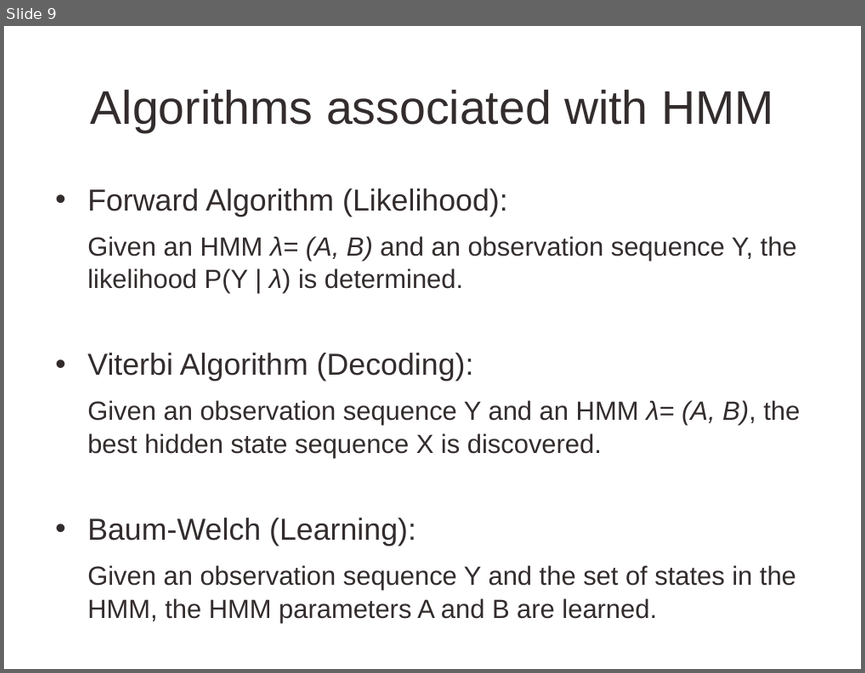
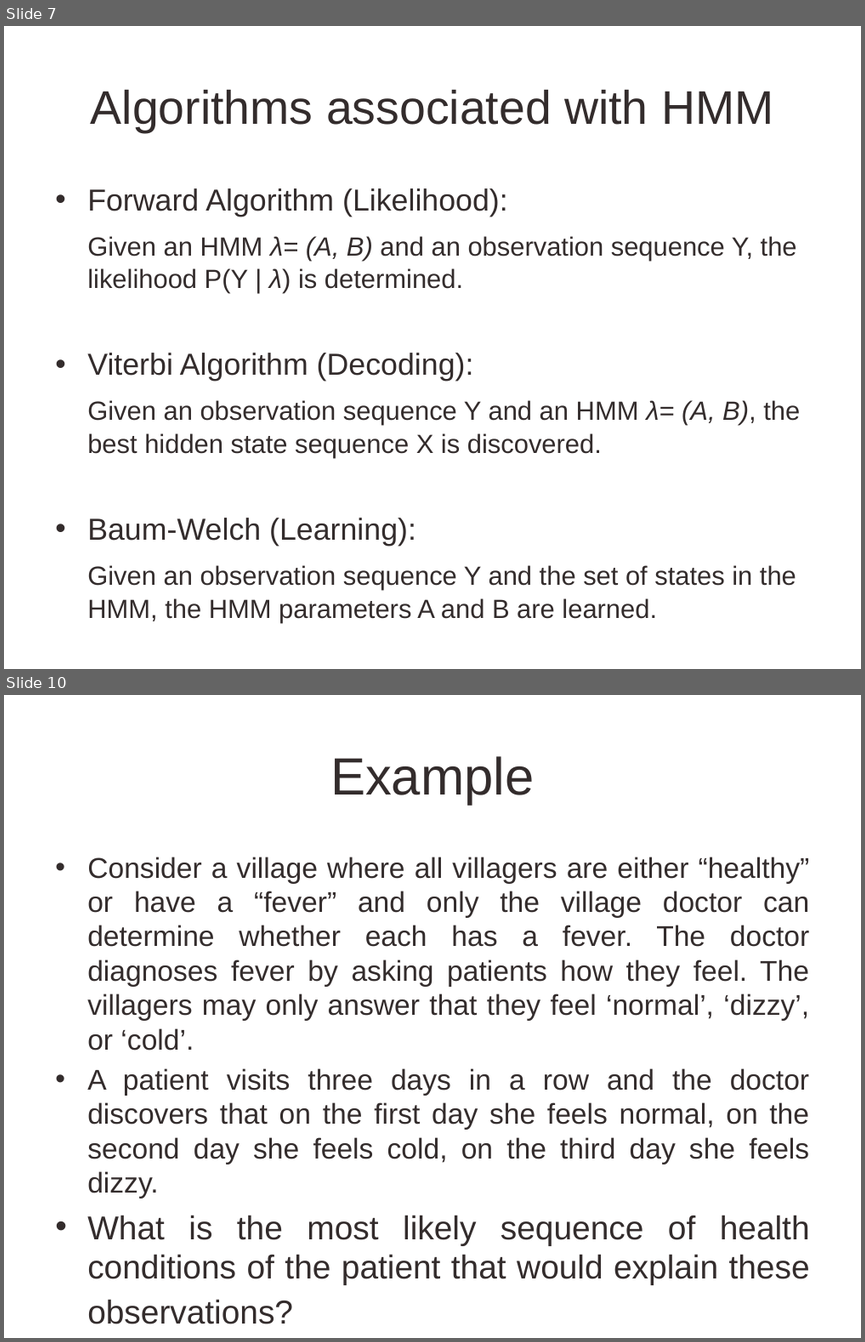
Before and after one commit to CourseReps/ECEN662-Spring2017, a slide deck: Students/KJyotsna/ECEN 662 - Inference on Markov Chain.pptx. Shown one above the other, each under a label of ours: slide 9 before the commit, slides 7 and 10 after it; the slides between them are not shown. The pictures are 865x673 and 865x1342 pixels, drawn with LibreOffice and Linux fonts; fonts in the diff are those of the drawing; background and template pictures are left out. Boxes give left, top, right and bottom in pixels: in the first picture for what was removed or moved away, otherwise in the second. Text is boxed around its words. In the diff, an @@ line names an element or a change of style, - is before the commit and + after.

```diff
--- a/Students/KJyotsna/ECEN 662 - Inference on Markov Chain.pptx
+++ b/Students/KJyotsna/ECEN 662 - Inference on Markov Chain.pptx
@@ slide 10 added at bbox=[4, 695, 861, 1338], background picture (left out) @@
@@ title added at bbox=[330, 756, 534, 805], 44 pt, text #332C2C @@
+Example
@@ text added at bbox=[87, 857, 810, 1245], 24.1 pt, text #332C2C @@
+• Consider a village where all villagers are either “healthy” or have a “fever” and only the village doctor can determine whether each has a fever. The doctor diagnoses fever by asking patients how they feel. The villagers may only answer that they feel ‘normal’, ‘dizzy’, or ‘cold’.
+• A patient visits three days in a row and the doctor discovers that on the first day she feels normal, on the second day she feels cold, on the third day she feels dizzy.
+• What is the most likely sequence of health conditions of the patient that would explain these observations?
@@ what was slide 9 is now slide 7 @@
```
Also in this commit, not shown: 2 slides changed, 13 other slides added, 2 slides removed.
